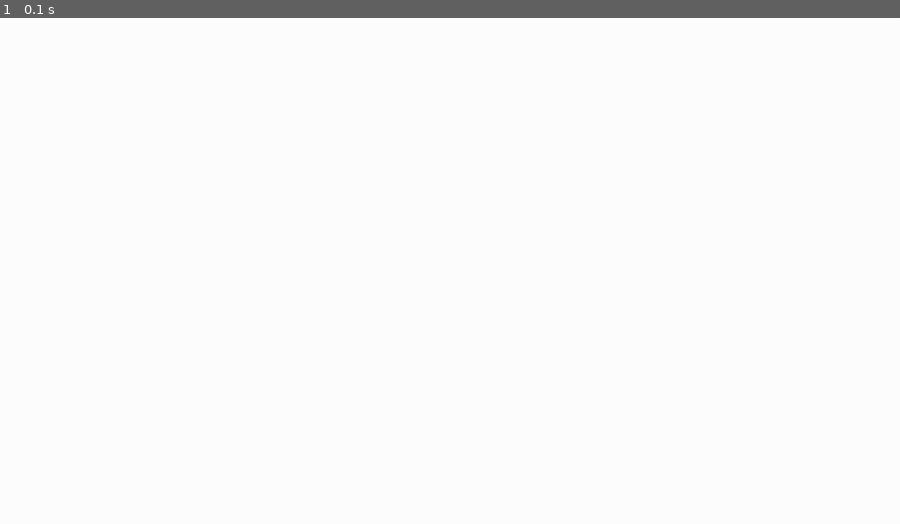
Above: before the commit, frame 1.
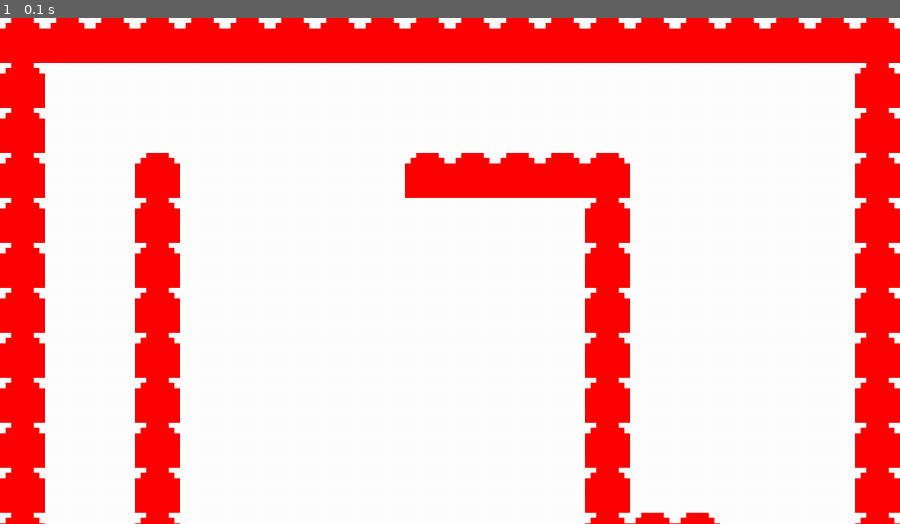
Above: after the commit, the same moment.

Repository: mumuvrf/PyGameRPG
Game: pygame game, started from main.py
The game is run twice, just before and just after one commit, with the same random seed, the same clock (stepped at 60 frames per second) and the same inputs.
Inputs:
- Up to frame 1 (0.1 s): no input

The runs differ from the first frame. In frame 1, 25% of the frame differs, in the area x 0-100%, y 0-100%.

Commit message:
Desenha todas as sprites até o momento na janela

Diff:
--- a/level.py
+++ b/level.py
@@ -1,4 +1,7 @@
 import pygame
+from settings import *
+from tile import Tile
+from player import Player
 
 class Level:
     def __init__(self):
@@ -10,11 +13,19 @@
         self.visible_sprites = pygame.sprite.Group()
         self.obstacle_sprites = pygame.sprite.Group()
 
+        # Setup da sprite
+        self.create_map()
+
     def create_map(self):
         # Criar o mapa
-        for row in WORLD_MAP:
-            print(row)
+        for row_index, row in enumerate(WORLD_MAP):
+            for col_index, col in enumerate(row):
+                x = col_index * TILESIZE
+                y =  row_index * TILESIZE
+                if col == 'x':
+                    Tile((x, y), [self.visible_sprites])
+
 
     def run(self):
         # Atualizar e desenhar o jogo
-        pass
+        self.visible_sprites.draw(self.display_surface)
--- a/main.py
+++ b/main.py
@@ -1,8 +1,10 @@
 # ===== Inicialização =====
 # ----- Importa e inicia pacotes
-import pygame, sys
+import pygame
+import sys
 from settings import *
 from level import Level
+
 
 class Game():
     def __init__(self):
@@ -32,6 +34,7 @@
             # ----- Limita a 60 frames por segundo
             self.clock.tick(FPS)
 
+
 if __name__ == '__main__':
     game = Game()
     game.run()
--- a/player.py
+++ b/player.py
@@ -4,5 +4,5 @@
 class Player(pygame.sprite.Sprite):
     def __init__(self, pos, grupo):
         super().__init__(grupo)
-        self.image = pygame.image.load('../assets/player.png').converte_alpha()
+        self.image = pygame.image.load('assets/player.png').convert_alpha()
         self.rect = self.image.get_rect(topleft = pos)
--- a/settings.py
+++ b/settings.py
@@ -1,26 +1,47 @@
 WIDTH = 1280
 HEIGHT = 720
 FPS = 60
+TILESIZE = 64
 
 WORLD_MAP = [
-['x','x','x','x','x','x','x','x','x','x','x','x','x','x','x','x','x','x','x','x'],
-['x',' ',' ',' ',' ',' ',' ',' ',' ',' ',' ',' ',' ',' ',' ',' ',' ',' ',' ','x'],
-['x',' ','p',' ',' ',' ',' ',' ',' ',' ',' ',' ',' ',' ',' ',' ',' ',' ',' ','x'],
-['x',' ',' ','x',' ',' ',' ',' ',' ','x','x','x','x','x',' ',' ',' ',' ',' ','x'],
-['x',' ',' ','x',' ',' ',' ',' ',' ',' ',' ',' ',' ','x',' ',' ',' ',' ',' ','x'],
-['x',' ',' ','x',' ',' ',' ',' ',' ',' ',' ',' ',' ','x',' ',' ',' ',' ',' ','x'],
-['x',' ',' ','x',' ',' ',' ',' ',' ',' ',' ',' ',' ','x',' ',' ',' ',' ',' ','x'],
-['x',' ',' ','x',' ',' ',' ',' ',' ',' ',' ',' ',' ','x',' ',' ',' ',' ',' ','x'],
-['x',' ',' ','x',' ',' ',' ',' ',' ',' ',' ',' ',' ','x',' ',' ',' ',' ',' ','x'],
-['x',' ',' ','x',' ',' ',' ',' ',' ',' ',' ',' ',' ','x',' ',' ',' ',' ',' ','x'],
-['x',' ',' ','x',' ',' ',' ',' ',' ',' ',' ',' ',' ','x',' ',' ',' ',' ',' ','x'],
-['x',' ',' ','x',' ',' ',' ',' ',' ',' ',' ',' ',' ','x','x','x',' ',' ',' ','x'],
-['x',' ',' ',' ',' ',' ',' ','x',' ','x',' ',' ',' ',' ',' ',' ',' ',' ',' ','x'],
-['x',' ',' ',' ',' ',' ','x','x','x','x','x',' ',' ',' ',' ',' ',' ',' ',' ','x'],
-['x',' ',' ',' ',' ',' ',' ','x','x','x',' ',' ',' ',' ',' ',' ',' ',' ',' ','x'],
-['x',' ',' ',' ',' ',' ',' ',' ','x',' ',' ',' ',' ',' ',' ',' ',' ',' ',' ','x'],
-['x',' ',' ',' ',' ',' ',' ',' ',' ',' ',' ',' ',' ',' ',' ',' ',' ',' ',' ','x'],
-['x',' ',' ',' ',' ',' ',' ',' ',' ',' ',' ',' ',' ',' ',' ',' ',' ',' ',' ','x'],
-['x',' ',' ',' ',' ',' ',' ',' ',' ',' ',' ',' ',' ',' ',' ',' ',' ',' ',' ','x'],
-['x','x','x','x','x','x','x','x','x','x','x','x','x','x','x','x','x','x','x','x'],
+    ['x', 'x', 'x', 'x', 'x', 'x', 'x', 'x', 'x', 'x',
+        'x', 'x', 'x', 'x', 'x', 'x', 'x', 'x', 'x', 'x'],
+    ['x', ' ', ' ', ' ', ' ', ' ', ' ', ' ', ' ', ' ',
+        ' ', ' ', ' ', ' ', ' ', ' ', ' ', ' ', ' ', 'x'],
+    ['x', ' ', 'p', ' ', ' ', ' ', ' ', ' ', ' ', ' ',
+        ' ', ' ', ' ', ' ', ' ', ' ', ' ', ' ', ' ', 'x'],
+    ['x', ' ', ' ', 'x', ' ', ' ', ' ', ' ', ' ', 'x',
+        'x', 'x', 'x', 'x', ' ', ' ', ' ', ' ', ' ', 'x'],
+    ['x', ' ', ' ', 'x', ' ', ' ', ' ', ' ', ' ', ' ',
+        ' ', ' ', ' ', 'x', ' ', ' ', ' ', ' ', ' ', 'x'],
+    ['x', ' ', ' ', 'x', ' ', ' ', ' ', ' ', ' ', ' ',
+        ' ', ' ', ' ', 'x', ' ', ' ', ' ', ' ', ' ', 'x'],
+    ['x', ' ', ' ', 'x', ' ', ' ', ' ', ' ', ' ', ' ',
+        ' ', ' ', ' ', 'x', ' ', ' ', ' ', ' ', ' ', 'x'],
+    ['x', ' ', ' ', 'x', ' ', ' ', ' ', ' ', ' ', ' ',
+        ' ', ' ', ' ', 'x', ' ', ' ', ' ', ' ', ' ', 'x'],
+    ['x', ' ', ' ', 'x', ' ', ' ', ' ', ' ', ' ', ' ',
+        ' ', ' ', ' ', 'x', ' ', ' ', ' ', ' ', ' ', 'x'],
+    ['x', ' ', ' ', 'x', ' ', ' ', ' ', ' ', ' ', ' ',
+        ' ', ' ', ' ', 'x', ' ', ' ', ' ', ' ', ' ', 'x'],
+    ['x', ' ', ' ', 'x', ' ', ' ', ' ', ' ', ' ', ' ',
+        ' ', ' ', ' ', 'x', ' ', ' ', ' ', ' ', ' ', 'x'],
+    ['x', ' ', ' ', 'x', ' ', ' ', ' ', ' ', ' ', ' ',
+        ' ', ' ', ' ', 'x', 'x', 'x', ' ', ' ', ' ', 'x'],
+    ['x', ' ', ' ', ' ', ' ', ' ', ' ', 'x', ' ', 'x',
+        ' ', ' ', ' ', ' ', ' ', ' ', ' ', ' ', ' ', 'x'],
+    ['x', ' ', ' ', ' ', ' ', ' ', 'x', 'x', 'x', 'x',
+        'x', ' ', ' ', ' ', ' ', ' ', ' ', ' ', ' ', 'x'],
+    ['x', ' ', ' ', ' ', ' ', ' ', ' ', 'x', 'x', 'x',
+        ' ', ' ', ' ', ' ', ' ', ' ', ' ', ' ', ' ', 'x'],
+    ['x', ' ', ' ', ' ', ' ', ' ', ' ', ' ', 'x', ' ',
+        ' ', ' ', ' ', ' ', ' ', ' ', ' ', ' ', ' ', 'x'],
+    ['x', ' ', ' ', ' ', ' ', ' ', ' ', ' ', ' ', ' ',
+        ' ', ' ', ' ', ' ', ' ', ' ', ' ', ' ', ' ', 'x'],
+    ['x', ' ', ' ', ' ', ' ', ' ', ' ', ' ', ' ', ' ',
+        ' ', ' ', ' ', ' ', ' ', ' ', ' ', ' ', ' ', 'x'],
+    ['x', ' ', ' ', ' ', ' ', ' ', ' ', ' ', ' ', ' ',
+        ' ', ' ', ' ', ' ', ' ', ' ', ' ', ' ', ' ', 'x'],
+    ['x', 'x', 'x', 'x', 'x', 'x', 'x', 'x', 'x', 'x',
+        'x', 'x', 'x', 'x', 'x', 'x', 'x', 'x', 'x', 'x'],
 ]
--- a/tile.py
+++ b/tile.py
@@ -5,6 +5,5 @@
 class Tile(pygame.sprite.Sprite):
     def __init__(self, pos, grupo):
         super().__init__(grupo)
-        self.image = pygame.image.load(
-            '../assets/white_tile.png').converte_alpha()
+        self.image = pygame.image.load('assets/obstacle.png').convert_alpha()
         self.rect = self.image.get_rect(topleft=pos)
